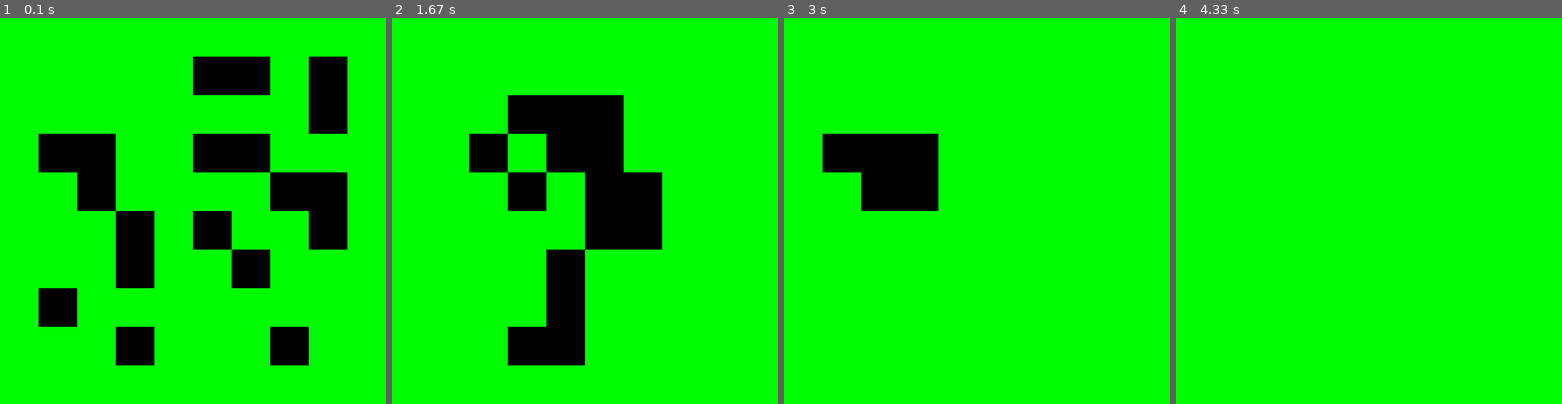
Above: before the commit, frames 1-4 (left to right).
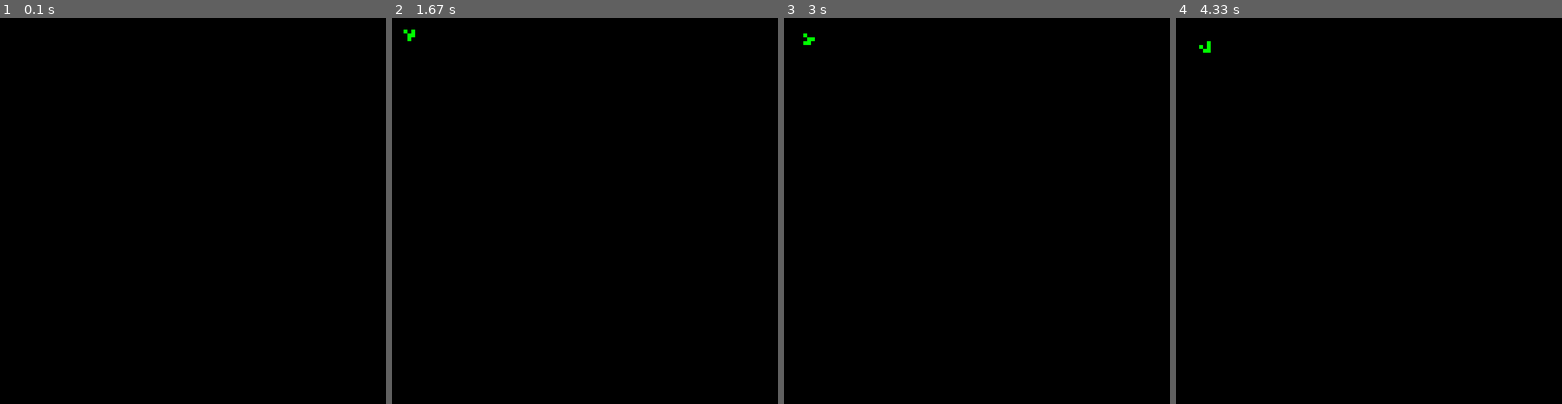
Above: after the commit, the same moments.

Repository: ElekLamoureux/GameOfLife
Game: pygame game, started from conway.py
The game is run twice, just before and just after one commit, with the same random seed, the same clock (stepped at 60 frames per second) and the same inputs.
Inputs:
- Up to frame 1 (0.1 s): no input
- Up to frame 2 (1.67 s): no input
- Up to frame 3 (3 s): no input
- Up to frame 4 (4.33 s): no input

The runs differ from the first frame. In frame 1, 81% of the frame differs, in the area x 0-100%, y 0-100%; in frame 2, 85%; in frame 3, 95%; in frame 4, 100%.

Commit message:
Dad helped with glider! also debugging

Diff:
--- a/conway.py
+++ b/conway.py
@@ -1,72 +1,68 @@
 #imports
+import sys
 import pygame
 import random
+import copy
 
 #setup
 pygame.init()
 width = 1000
 height = 1000
-res = 10
+res = 100
 pixilsize = width / res
 screen = pygame.display.set_mode((width, height))
 screen.fill("white")
 clock = pygame.time.Clock()
 
-grid = []
-
-
-
 def update(grid):
-    save = grid
+    save = copy.deepcopy(grid)
     for x in range(res):
         for y in range(res):
-            if save[x][y] == 1:
-                if countn(grid, x, y) < 2:
+            count = countn(save, x, y)
+            if save[x][y] == 1: # is live
+                if count < 2:
                     grid[x][y] = 0
-                elif countn(save, x, y) <= 3:
+                elif count <= 3:
                     grid[x][y] = 1
-                elif countn(save, x, y) > 3:
+                else:
                     grid[x][y] = 0
-            elif countn(save, x, y) == 3:
-                grid[x][y] = 1
-    return grid
+            else: # is dead
+                if count == 3:
+                    grid[x][y] = 1
 
 def countn(grid, x, y):
     if x == 0 or y == 0 or x == res - 1 or y == res - 1:
         return 1
     else:
-        return grid[x][y-1] + grid[x][y+1] + grid[x+1][y]+ grid[x+1][y-1] + grid[x+1][y+1] + grid[x-1][y] + grid[x-1][y+1] + grid[x+1][y-1]
+        return grid[x][y-1] + grid[x][y+1] + \
+                grid[x+1][y]+ grid[x+1][y-1] + grid[x+1][y+1] + \
+                grid[x-1][y] + grid[x-1][y+1] + grid[x-1][y-1]
 
-
-
-
-
-
+#make grid
+grid = []
 for x in range(res):
     grid.append([])
     for y in range(res):
-        grid[x].append(random.randint(0, 1))
+        #grid[x].append(random.randint(0, 1))
+        grid[x].append(0)
 
+grid[1][2] = 1
+grid[2][3] = 1
+grid[3][1] = 1
+grid[3][2] = 1
+grid[3][3] = 1
 
-for x in range(res):
-    for y in range(res):
-        pygame.draw.rect(screen, (0, 255*grid[x][y], 0), (x*pixilsize, y*pixilsize, pixilsize, pixilsize))
-
-pygame.display.flip()
 running = True
 
-
 while running:
-    update(grid)
     for x in range(res):
         for y in range(res):
             if grid[x][y] == 1:
+                pygame.draw.rect(screen, (0, 255, 0), (x*pixilsize, y*pixilsize, pixilsize, pixilsize))
+            else:
                 pygame.draw.rect(screen, (0, 0, 0), (x*pixilsize, y*pixilsize, pixilsize, pixilsize))
-            else:
-                pygame.draw.rect(screen, (0, 255, 0), (x*pixilsize, y*pixilsize, pixilsize, pixilsize))
 
-
-
+    update(grid)
 
     for event in pygame.event.get():
         if event.type == pygame.QUIT:
